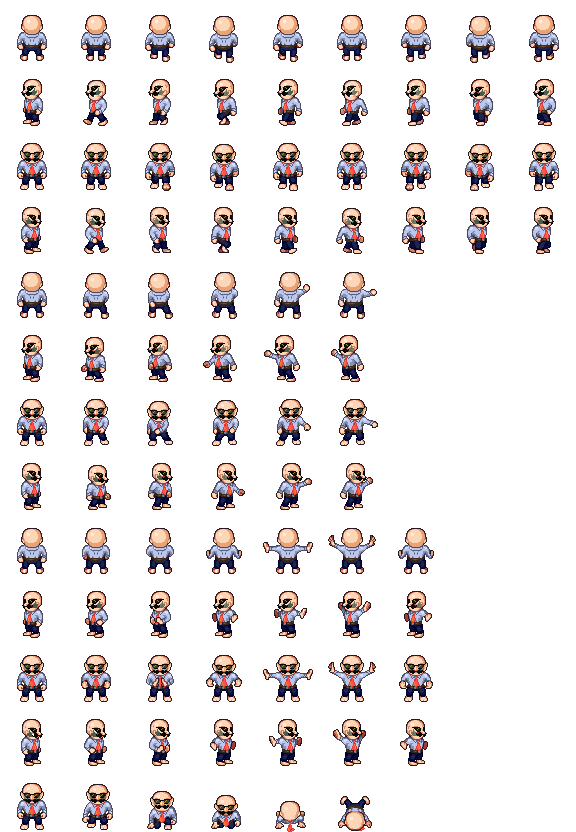
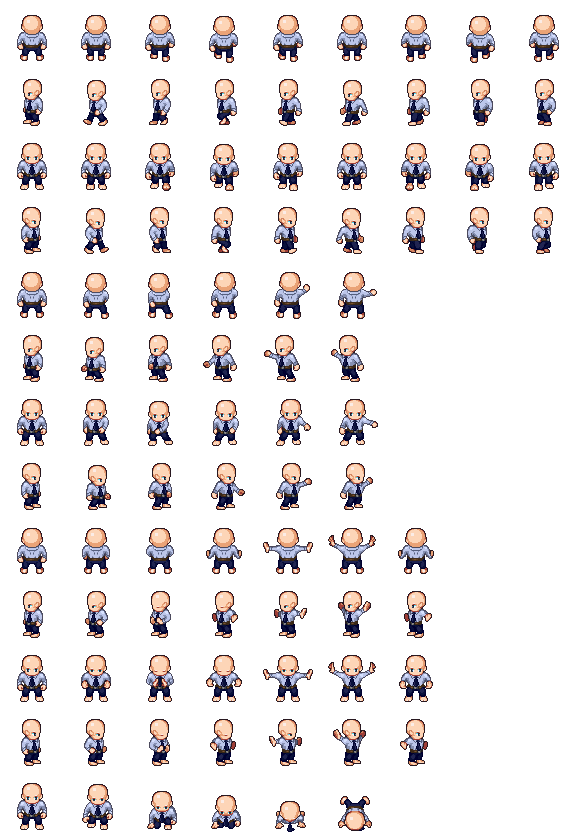
Revision of a layered 576 x 832 image; what changed, layer by layer:
painted on "Tie" over (27, 100, 549, 832)
hid "Layer Group Facial" over (20, 84, 556, 815)
